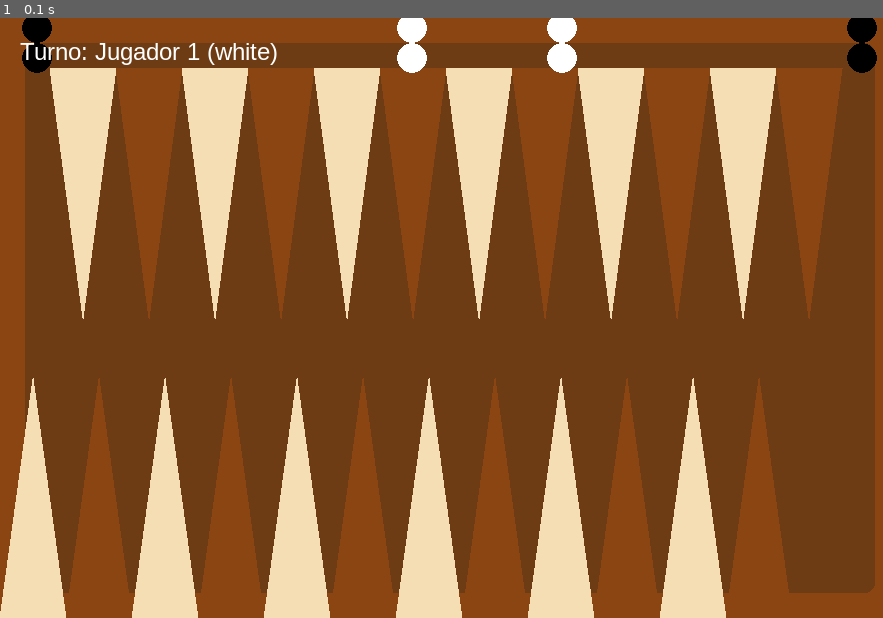
Above: before the commit, frame 1.
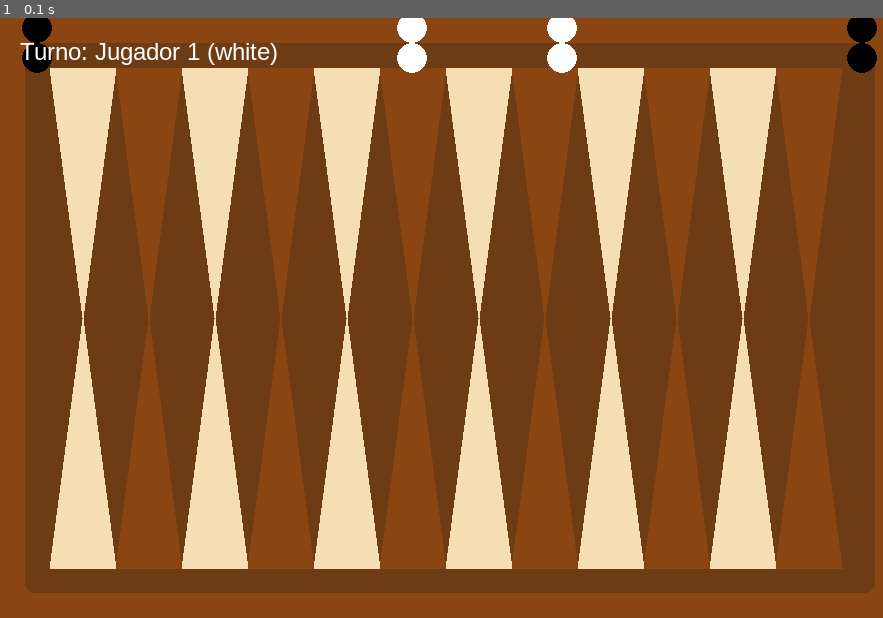
Above: after the commit, the same moment.

Repository: um-computacion/computacion-2025-backgammon-zoecamus
Game: pygame game, started from gui/PygameUI.py
The game is run twice, just before and just after one commit, with the same random seed, the same clock (stepped at 60 frames per second) and the same inputs.
Inputs:
- Up to frame 1 (0.1 s): no input

The runs differ from the first frame. In frame 1, 28% of the frame differs, in the area x 0-96%, y 50-100%.

Commit message:
tablero triangulos inferiores

Diff:
--- a/gui/PygameUI.py
+++ b/gui/PygameUI.py
@@ -38,14 +38,13 @@
         ]
         pygame.draw.polygon(screen, color, puntos_superior)
 
-        # Triángulos inferiores
+               # Triángulos inferiores
         puntos_inferior = [
-            (i * ancho_punta, ALTO),
-            ((i + 1) * ancho_punta, ALTO),
-            (i * ancho_punta + ancho_punta // 2, ALTO - alto_punta + 10)
+            (MARGEN + i * ancho_punta, ALTO - MARGEN),
+            (MARGEN + (i + 1) * ancho_punta, ALTO - MARGEN),
+            (MARGEN + i * ancho_punta + ancho_punta // 2, ALTO - MARGEN - alto_punta)
         ]
         pygame.draw.polygon(screen, color, puntos_inferior)
-
 
 def dibujar_fichas(screen, board):
     """Dibuja las fichas según el estado del tablero."""
